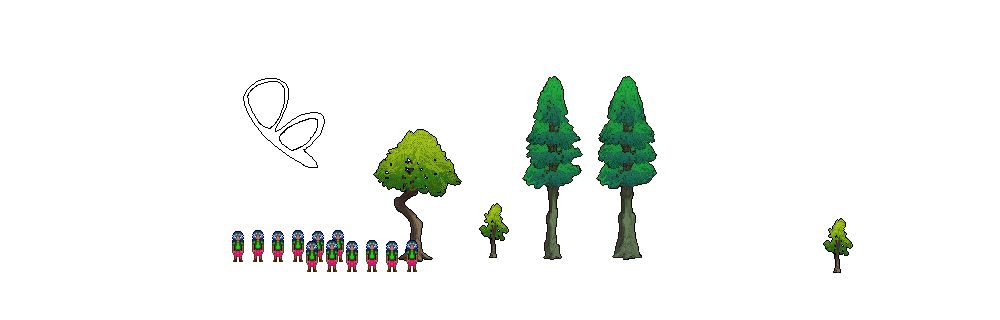
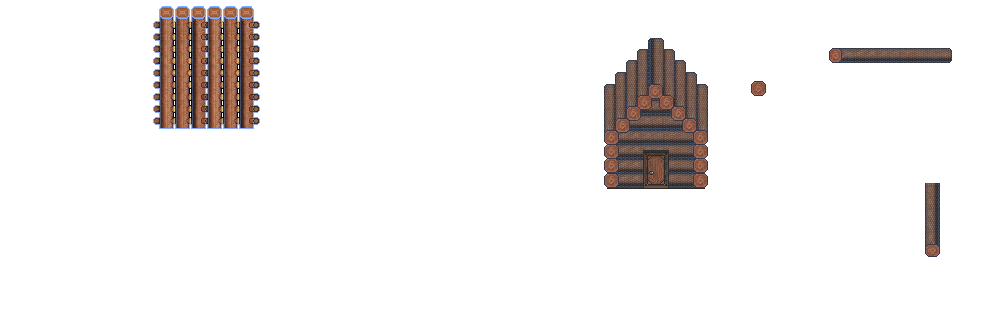
The second 1000×320 image is a revision of the first. Changes to its layers:
hid "Pintar camada 14 (colado)" (1st of 2) over [252, 224, 433, 272]
showed group "Agrupar 34" (5 layers) over [153, 6, 952, 273]
hid group "Agrupar 26" (11 layers) over [153, 6, 952, 273]
hid group "Agrupar 31" (4 layers) over [153, 6, 952, 273]
painted on "Pintar camada 11 Mescladas" (1st of 5, in "Agrupar 26" › "Agrupar 31") over [153, 6, 952, 273]
painted on "Pintar camada 11 Mescladas" (3rd of 5, in "Agrupar 26" › "Agrupar 31") over [153, 6, 952, 273]
painted on "Pintar camada 11 Mescladas" (4th of 5, in "Agrupar 26" › "Agrupar 31") over [153, 6, 952, 273]
showed group "Agrupar 8" (32 layers) over [153, 6, 952, 273]
painted on "Agrupar 11 Mescladas" (7th of 22, in "Agrupar 8") over [377, 148, 940, 273]
painted on "Agrupar 11 Mescladas" (12th of 22, in "Agrupar 8") over [546, 65, 708, 257]
painted on "Agrupar 11 Mescladas" (13th of 22, in "Agrupar 8") over [547, 74, 708, 260]
painted on "Agrupar 11 Mescladas" (17th of 22, in "Agrupar 8") over [751, 48, 952, 202]
